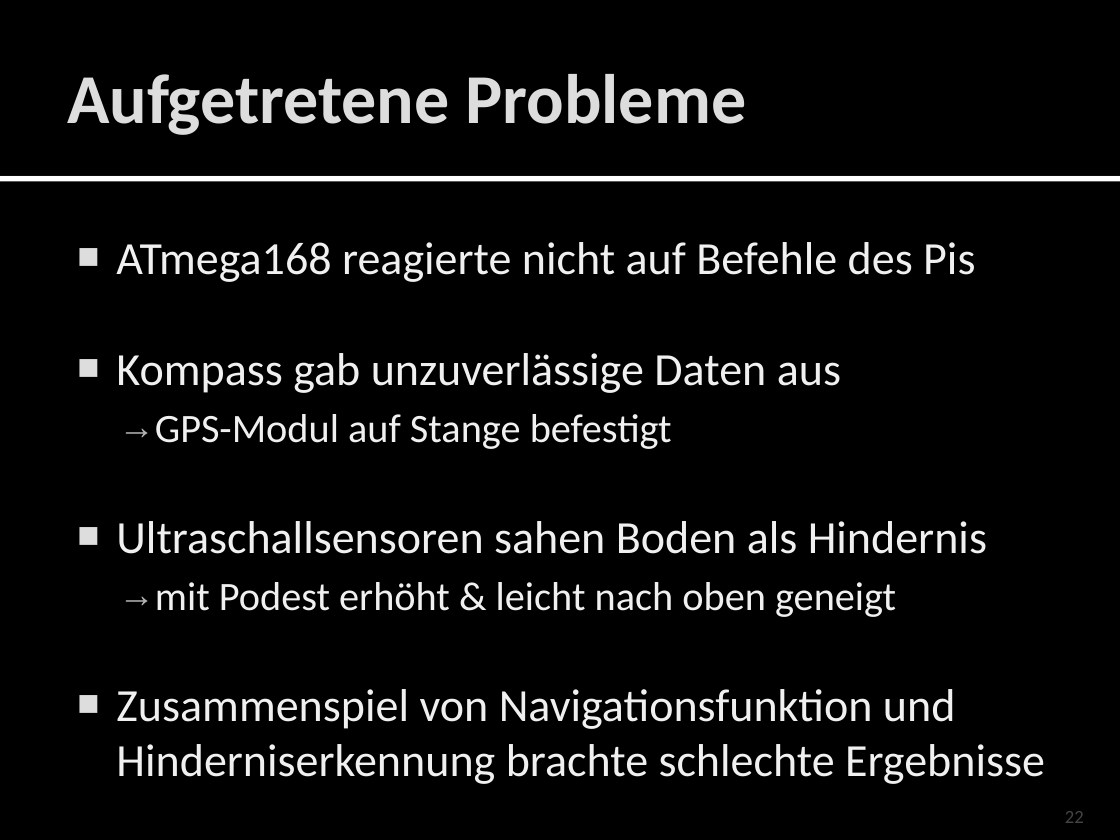
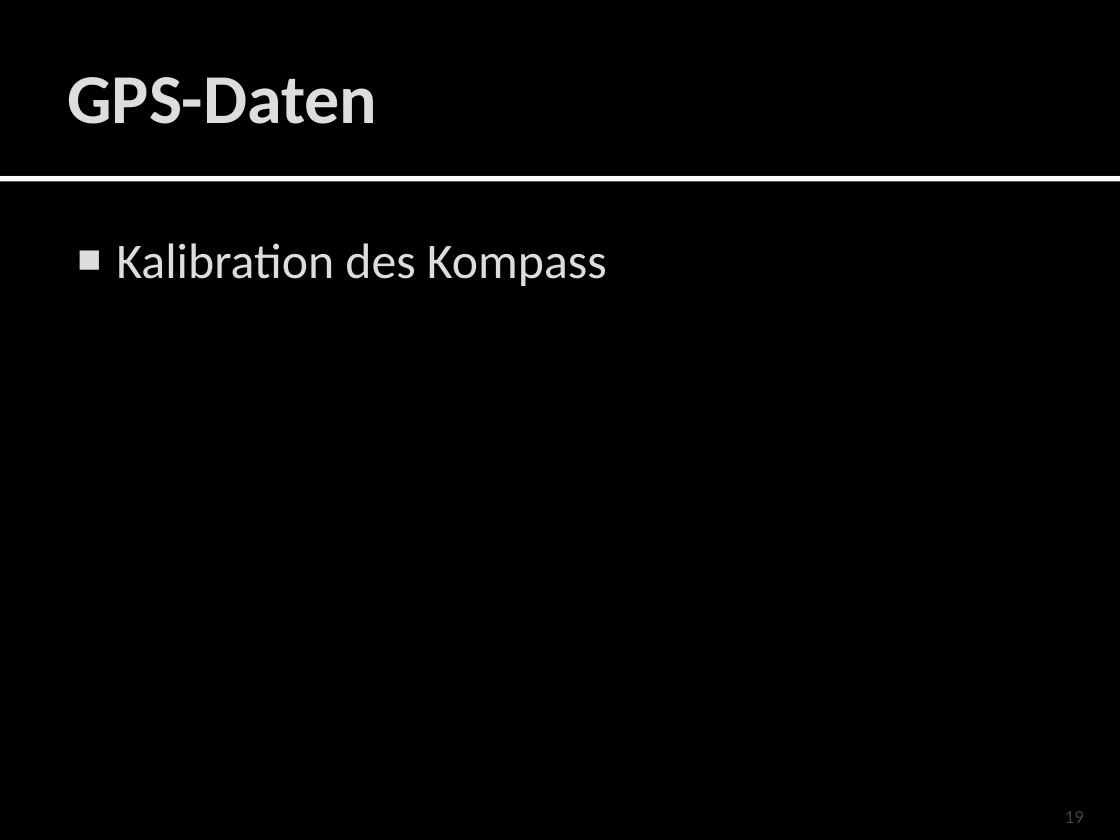
Before and after one commit to Xjs/robotik, a slide deck: slide 19 of GPS auf Rädern (FP).pptx (slide 22 before the commit). Drawn at 1120x840 pixels with LibreOffice and Linux fonts; fonts in the diff are those of the drawing. Boxes give left, top, right and bottom in pixels: in the first picture for what was removed or moved away, otherwise in the second. Text is boxed around its words. In the diff, an @@ line names an element or a change of style, - is before the commit and + after.

```diff
--- a/GPS auf Rädern (FP).pptx
+++ b/GPS auf Rädern (FP).pptx
@@ title at (67,77,377,124): text changed @@
-Aufgetretene Probleme
+GPS-Daten
@@ text at (116,243,607,286): text changed; size 29.6 to 32 pt; text colour #F0F0F0 to #DDDDDD @@
-■ ATmega168 reagierte nicht auf Befehle des Pis
-■ Kompass gab unzuverlässige Daten aus
-  → GPS-Modul auf Stange befestigt
-■ Ultraschallsensoren sahen Boden als Hindernis
-  → mit Podest erhöht & leicht nach oben geneigt
-■ Zusammenspiel von Navigationsfunktion und Hinderniserkennung brachte schlechte Ergebnisse
+■ Kalibration des Kompass
@@ page number at (1065,811,1084,823): text changed @@
-22
+19
```
Also in this commit, not shown: 1 other slide changed, 4 slides added, 1 other file.
